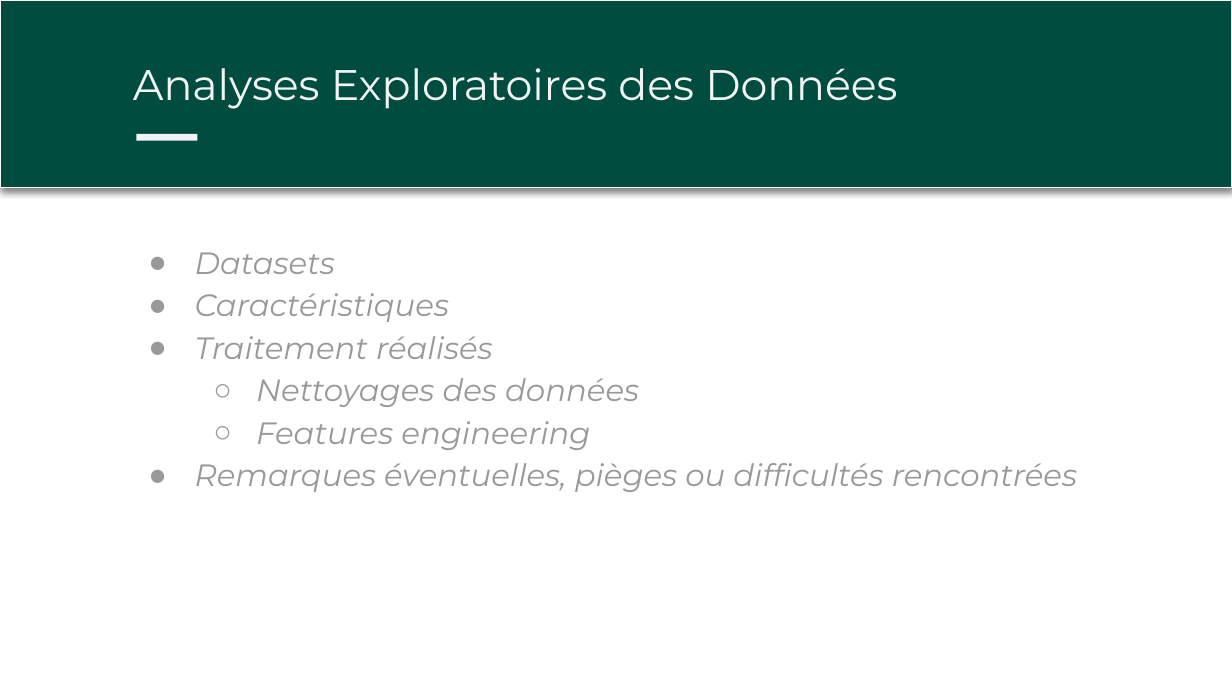
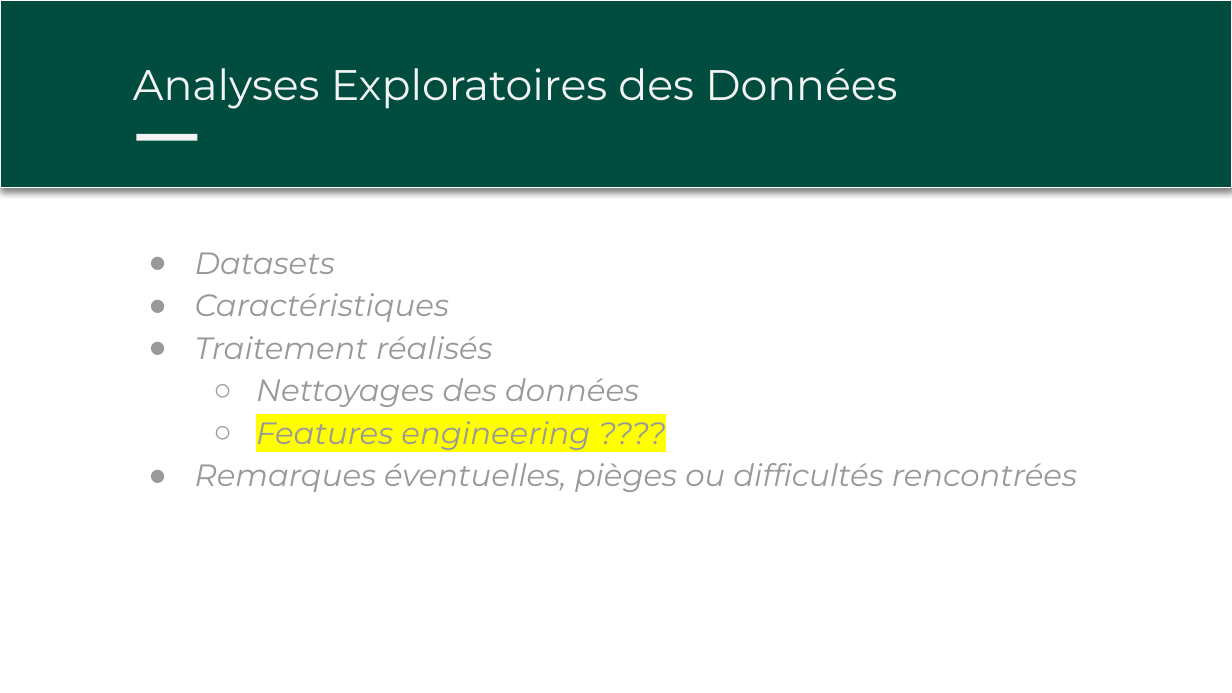
Before and after one commit to ziedbelhocine/Cours-OC, a slide deck: slide 2 of Data_Analyst/Projet_6/ModeĖle_preėsentation-Bottleneck.pptx. Drawn at 1232x693 pixels with LibreOffice and Linux fonts; fonts in the diff are those of the drawing. Boxes give left, top, right and bottom in pixels: in the first picture for what was removed or moved away, otherwise in the second. Text is boxed around its words. In the diff, an @@ line names an element or a change of style, - is before the commit and + after.

```diff
--- a/Data_Analyst/Projet_6/ModeĖle_preėsentation-Bottleneck.pptx
+++ b/Data_Analyst/Projet_6/ModeĖle_preėsentation-Bottleneck.pptx
@@ text at (x1=256, y1=421, x2=590, y2=450): text changed @@
-  ○ Features engineering
+  ○ Features engineering ????
```
Also in this commit, not shown: 1 other slide changed, 3 other files.
